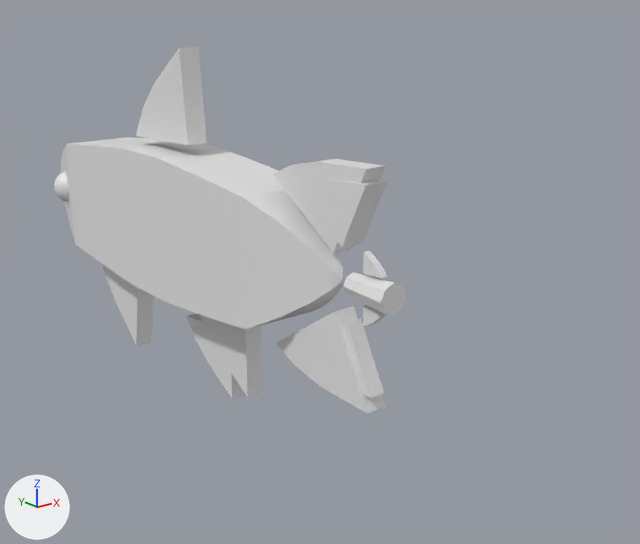
The FBX model Assets/Art Assets/3D Models/Fish/SHMUP Sardien.fbx as it was, and as the next commit left it.
Rendered twice from a camera (50 mm lens) standing at (-7.47, -13.49, 6.73) and looking at (1.04, -2.86, 2.48). The lights are fixed; the arrows at lower left show +X, +Y and +Z. Where no turn or scale is listed for an object, it has been applied to the vertices.
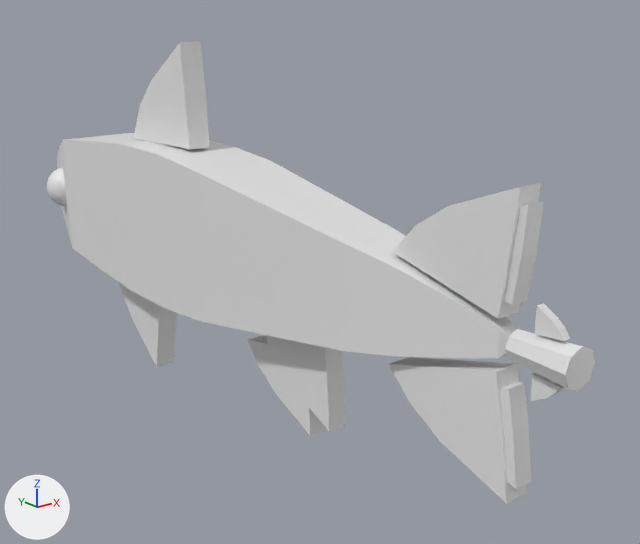
Commit message: Sardien Update

Where the change shows, as pixel boxes (x1, y1, x2, y2) in the pictures (640 x 544 px; the box of a moved part takes in the faces that stretch with it):
'Cube.001', reshaped (62% wider, 17% taller): before (61, 137, 343, 330); after (57, 133, 515, 359)
'Cube.004', reshaped, moved, turned: before (276, 306, 385, 413); after (389, 357, 531, 504)
'Cube.003', moved, turned: before (273, 159, 385, 253); after (393, 183, 544, 319)
'Cube.006', moved, turned: before (186, 313, 246, 400); after (248, 335, 345, 436)
'Cylinder', moved: before (343, 272, 407, 316); after (505, 329, 595, 391)
'Cube.008', deleted: before (295, 179, 387, 247)
'Cube.009', moved: before (102, 264, 154, 345); after (119, 283, 177, 367)
'Cube.005', deleted: before (201, 315, 262, 397)
'Cube.007', deleted: before (342, 318, 384, 398)
'Cube.010', moved: before (363, 250, 387, 278); after (535, 303, 570, 341)
'Cube.011', moved: before (363, 305, 386, 327); after (531, 373, 564, 401)
'Sphere', moved: before (54, 171, 69, 202); after (47, 168, 66, 206)
part 1 of me_cube_005, added: after (57, 133, 515, 359)
part 2 of me_cube_005, moved or reshaped (not visible afterwards): before (197, 166, 343, 330)
part 3 of me_cube_008, added: after (389, 357, 531, 504)

The change in detail:
me_cube_008 is used by ob_cube_004; location (0.0, -4.36, 1.71); rotation (-0.998, 0.0, 3.142), in degrees (-57, 0, 180); scale (-0.00169, -0.00853, -0.00853).
me_cube_008 had 12 vertices, 10 faces and spanned x -100.0..100.0, y -103.0..66.0, z -90.0..108.0.
me_cube_008 now has 48 vertices, 40 faces and spans x -108.0..108.0, y -112.0..73.0, z -110.0..117.0.
me_cube_008 part 3: 24 vertices added at x -108.0..108.0, y -112.0..73.0, z -110.0..117.0.
me_cube_008 now uses material mat_material_007 (white #e7e7e7).
me_cube_005 is used by ob_cube_001; location (0.0, 0.02, 3.0).
me_cube_005 had 52 vertices, 50 faces and spanned x -0.65..0.65, y -4.65..4.8, z -1.23..1.22.
me_cube_005 now has 104 vertices, 100 faces and spans x -0.7..0.7, y -7.65..4.9, z -1.32..1.3.
me_cube_005 part 1: a new loose piece of 52 vertices spanning x -0.7..0.7, y -7.65..4.9, z -1.32..1.3, in mat_material_007 (white #e7e7e7).
Part 2, on me_cube_005:
4 vertices in x -0.01..0.01, y -4.65, z -0.02..0.02 move by (0.0, -2.89, 0.0).
16 vertices move from x -0.65..0.65, y -4.54..-3.22, z -1.0..1.0 to x -0.42..0.42, y -7.45..-5.23, z -0.65..0.65.
me_cube_005 now uses material mat_material_007 (white #e7e7e7).
Object 'Cube.008' (ob_cube_008) is deleted.
Object 'Cube.005' (ob_cube_005) is deleted.
Object 'Cylinder' (ob_cylinder) moves from (0.0, -5.26, 3.0) to (0.0, -8.08, 3.0).
Object 'Sphere' (ob_sphere) moves from (-0.37, 3.47, 3.03) to (-0.44, 3.47, 3.03).
Object 'Cube.007' (ob_cube_007) is deleted.
Object 'Cube.009' (ob_cube_009) moves from (0.0, 1.96, 1.13) to (0.0, 1.18, 1.03).
Object 'Cube.003' (ob_cube_003) moves from (0.0, -4.3, 4.27) to (0.0, -6.86, 4.06).
Object 'Cube.003' (ob_cube_003) turns from (-58, 0, 0) to (-78, 0, 0) degrees about x, y and z.
Object 'Cube.004' (ob_cube_004) moves from (0.0, -4.36, 1.71) to (0.0, -6.91, 1.87).
Object 'Cube.004' (ob_cube_004) turns from (-57, 0, 180) to (-75, 0, 180) degrees about x, y and z.
Object 'Cube.010' (ob_cube_010) moves from (0.0, -5.28, 3.35) to (0.0, -8.1, 3.37).
Object 'Cube.006' (ob_cube_006) moves from (0.01, -1.36, 0.93) to (0.01, -3.39, 1.14).
Object 'Cube.006' (ob_cube_006) turns from (-85, 0, -180) to (-80, 0, -180) degrees about x, y and z.
Object 'Cube.011' (ob_cube_011) moves from (0.0, -5.29, 2.65) to (0.0, -8.11, 2.63).
